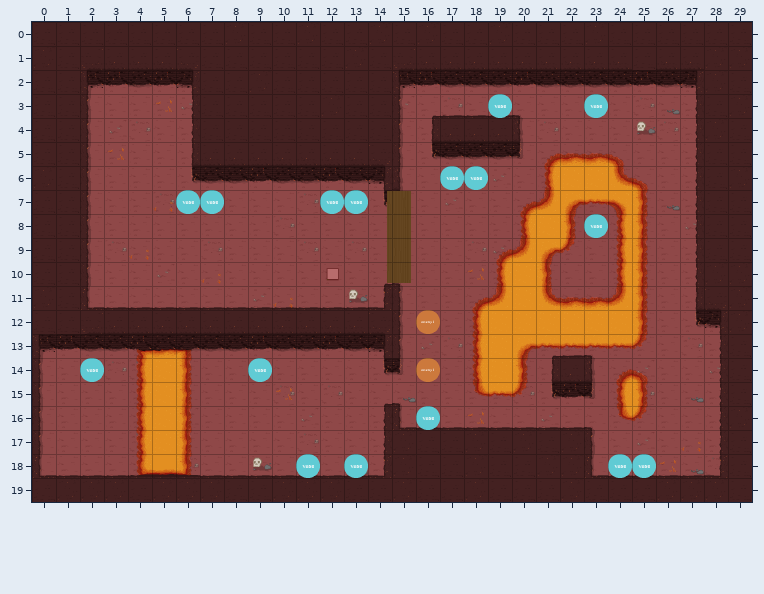
Level history. Tiled map: assets/tilemaps/testMap.tmx. Above, as it was before the edit.
Cells are 64x64 px. Shown: x 0..29, y 0..19. Tiles whose own drawing changed are shown in their newer look in all pictures.
The result:
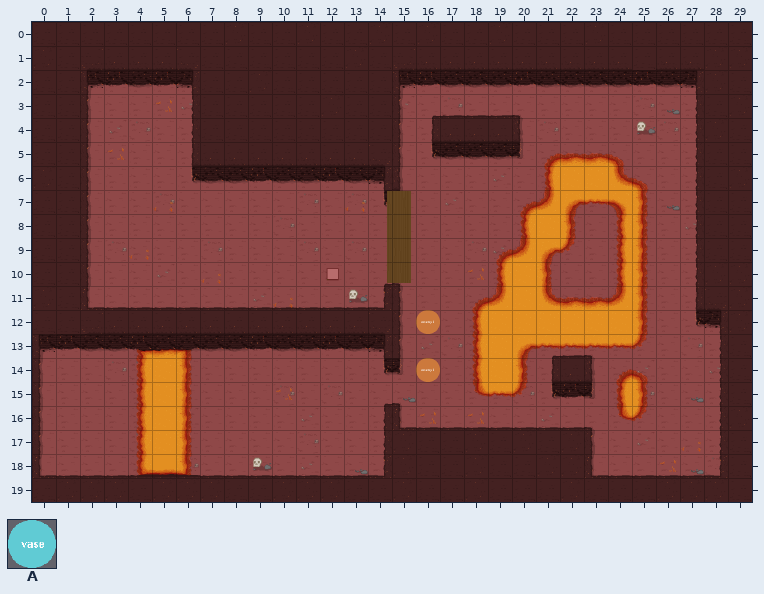
Key: from "tiles 1": A 15.
_ is an empty cell, . an unchanged one.
From old to new:
--- layer "markers"
@@ x 19..23 @@
- 3 A...A
+ 3 _..._
@@ x 6..23 @@
- 6 ...........AA.....
- 7 AA....AA..........
- 8 .................A
+ 6 ...........__.....
+ 7 __....__..........
+ 8 ................._
@@ x 2..9 @@
-14 A......A
+14 _......_
@@ x 16..16 @@
-16 A
+16 _
@@ x 11..25 @@
-18 A.A..........AA
+18 _._..........__
